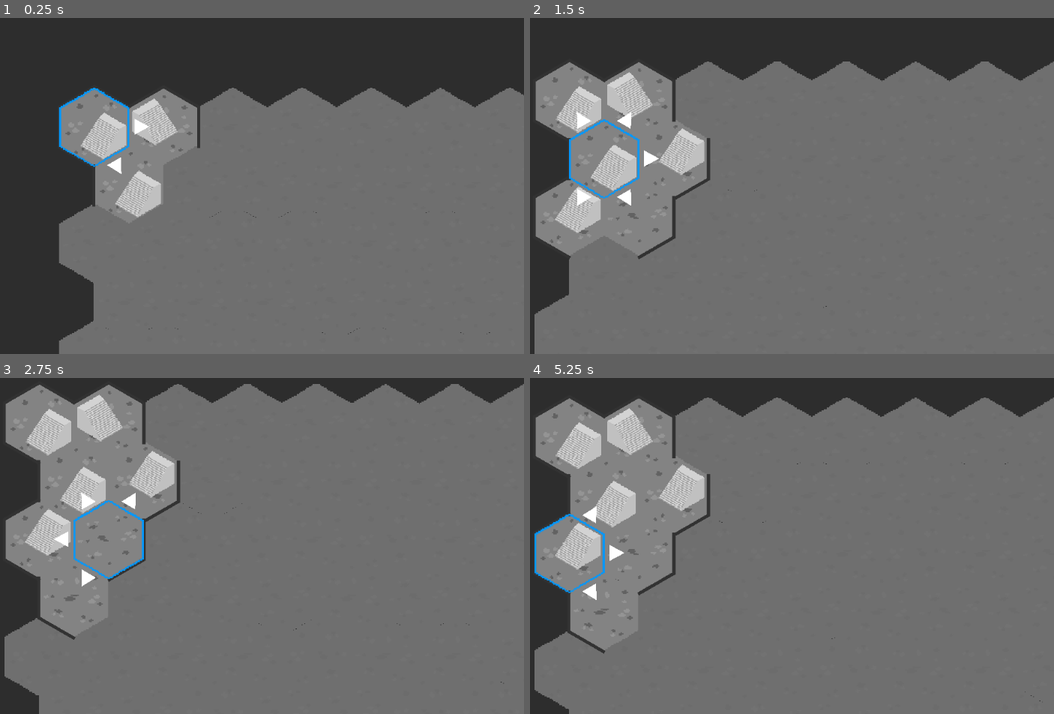
Above: before the commit, frames 1-4 (two rows, left to right).
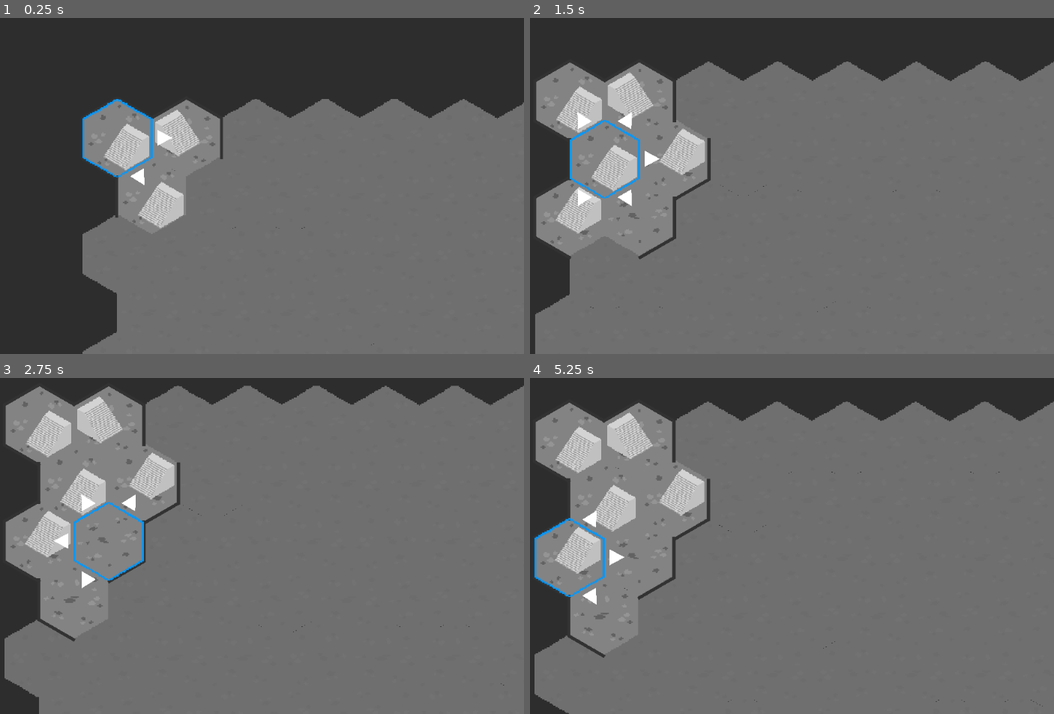
Above: after the commit, the same moments.

Repository: TeodorVecerdi/godot_intake_remake
Game: Godot game, scene res://Scenes/HexGrid.tscn
The game is run twice, just before and just after one commit, with the same random seed, the same clock (stepped at 60 frames per second) and the same inputs.
Inputs:
- Up to frame 1 (0.25 s): no input
- Up to frame 2 (1.5 s): tap Enter at 0.5 s; hold D 0.53-1.28 s; hold E 0.53-1.28 s; hold A from 1.28 s (still down); tap C at 1.35 s
- Up to frame 3 (2.75 s): release A at 2.03 s; hold D from 2.03 s (still down); hold Z from 2.03 s (still down)
- Up to frame 4 (5.25 s): release Z at 2.78 s; tap Q at 2.85 s; release D at 3.53 s; hold E 3.53-4.28 s; hold A from 3.53 s (still down); tap C at 4.35 s; tap Space at 5 s; hold Z from 5.03 s (still down)

The runs differ from the first frame. In frame 1, 10% of the frame differs, in the area x 11-100%, y 20-100%; in frame 2, 1.7%; in frame 3, 3.2%; in frame 4, 5.1%.

Commit message:
Adjust smooth speed

Diff:
--- a/Scenes/HexGrid.tscn
+++ b/Scenes/HexGrid.tscn
@@ -54,6 +54,7 @@
 zoom = Vector2( 1.5, 1.5 )
 limit_smoothed = true
 smoothing_enabled = true
+smoothing_speed = 3.7
 editor_draw_limits = true
 script = ExtResource( 13 )
 followSpeed = 4.0
